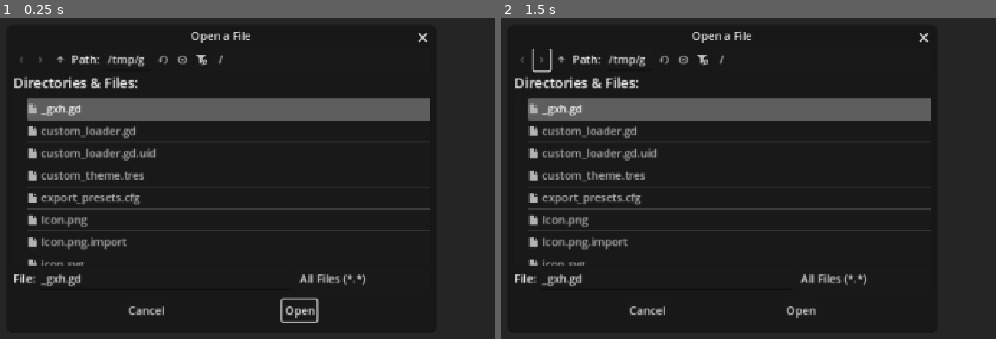
Above: before the commit, frames 1-2 (left to right).
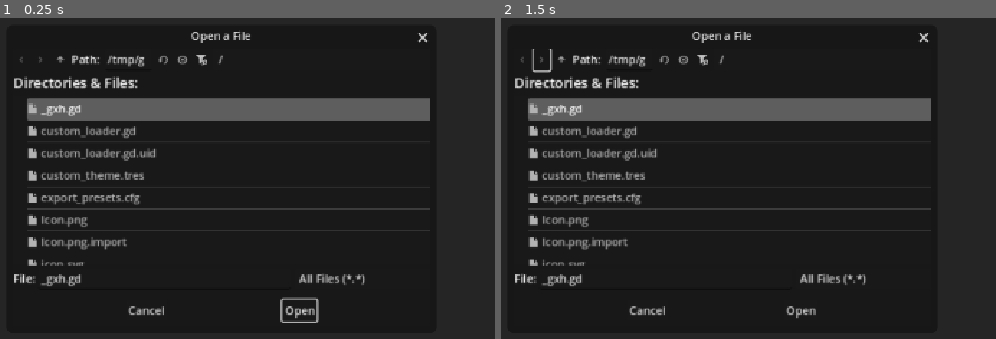
Above: after the commit, the same moments.

Repository: JulienToumieh/vizr
Game: Godot game, scene res://main.tscn
Two runs of this game, one before a commit and one after it. Both use one fixed random seed, a clock stepped at 60 frames per second and the inputs below.
Inputs (mouse positions are in pixels of both pictures, inside the frame that each line leads up to):
- Up to frame 1 (0.25 s): no input
- Up to frame 2 (1.5 s): click (540, 59) at 0.5 s; click (540, 59) at 1.25 s

The runs differ from the first frame. In frame 1, 0.2% of the frame differs, in the area x 60-74%, y 79-84%; in frame 2, 0.2%.

Commit message:
Bug Fix: Frozen Controls After Canceling the File Select Dialog

Diff:
--- a/main.gd
+++ b/main.gd
@@ -217,3 +217,11 @@
 
 func _on_file_dialog_close_requested():
 	controlsEnabled = true
+
+
+func _on_file_dialog_canceled():
+	controlsEnabled = true
+
+
+func _on_file_dialog_confirmed():
+	controlsEnabled = true
--- a/main.tscn
+++ b/main.tscn
@@ -37,5 +37,7 @@
 expand_mode = 1
 stretch_mode = 5
 
+[connection signal="canceled" from="FileDialog" to="." method="_on_file_dialog_canceled"]
 [connection signal="close_requested" from="FileDialog" to="." method="_on_file_dialog_close_requested"]
+[connection signal="confirmed" from="FileDialog" to="." method="_on_file_dialog_confirmed"]
 [connection signal="file_selected" from="FileDialog" to="." method="_on_file_dialog_file_selected"]
